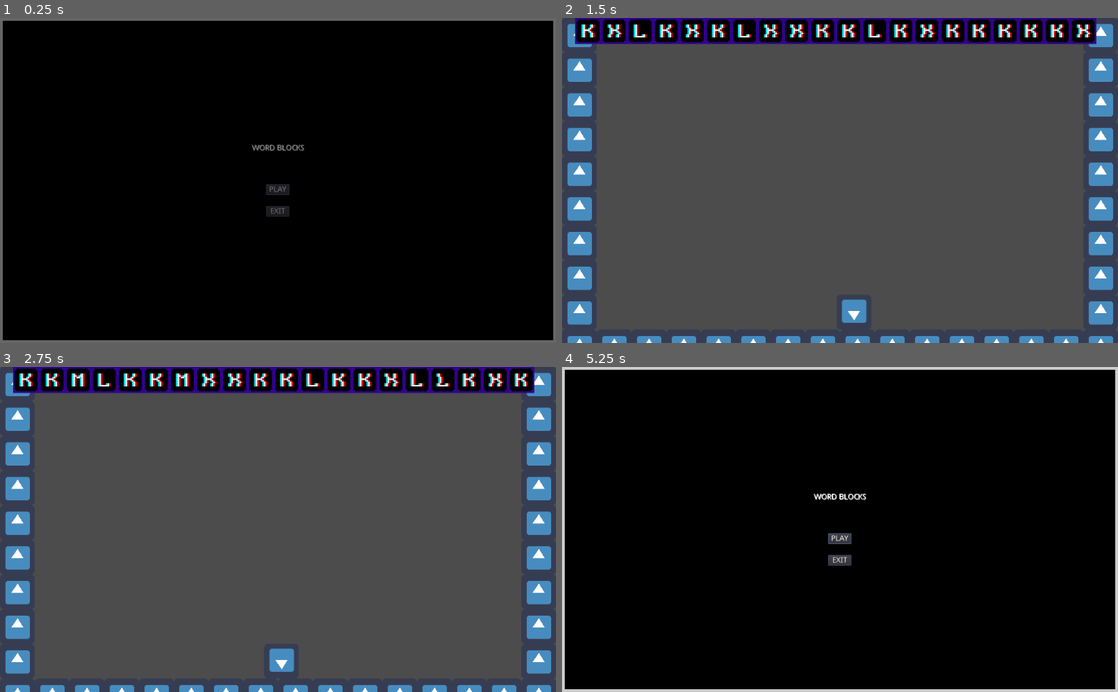
Above: before the commit, frames 1-4 (two rows, left to right).
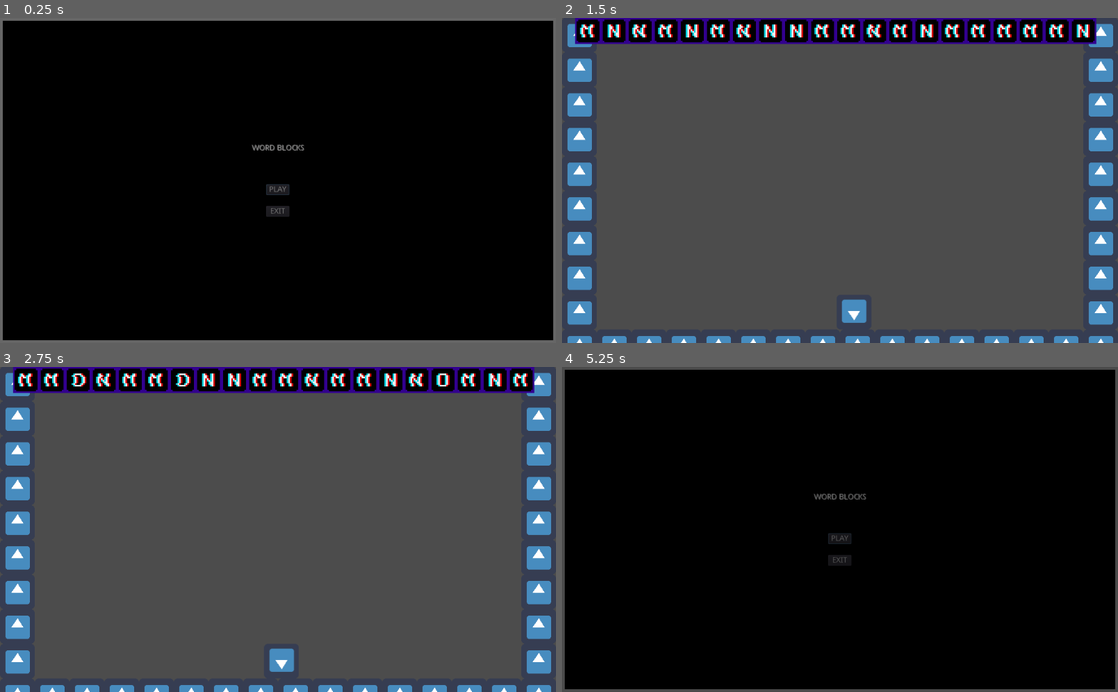
Above: after the commit, the same moments.

Repository: wlehoang/WordBlocks
Game: Godot game, scene res://main.tscn
Two runs of this game, one before a commit and one after it. Both use one fixed random seed, a clock stepped at 60 frames per second and the inputs below. The engine's default icon, where the game draws it, is replaced by a stand-in: a white triangle on a blue panel in a dark square.
Inputs:
- Up to frame 1 (0.25 s): no input
- Up to frame 2 (1.5 s): click "PLAY" at 0.5 s; hold D (move_right) from 1.28 s (still down)
- Up to frame 3 (2.75 s): release D (move_right) at 2.03 s; hold A (move_left) from 2.03 s (still down)
- Up to frame 4 (5.25 s): release A (move_left) at 2.78 s; hold D (move_right) 2.78-4.28 s; hold A (move_left) 4.28-5 s; tap Escape (pause) at 4.9 s; click "RESTART" at 5 s

The runs differ from the first frame. In frame 2, 1.1% of the frame differs, in the area x 3-96%, y 1-6%; in frame 3, 1.2%; in frame 4, 3.1%, in the area x 0-100%, y 0-100%.

Commit message:
transitions
Co-Authored-By: SanRenSei <6357202+sanrensei@users.noreply.github.com>

Diff:
--- a/entities/blocks/blocks.tscn
+++ b/entities/blocks/blocks.tscn
@@ -341,7 +341,7 @@
 
 [node name="AnimatedSprite" type="AnimatedSprite" parent="."]
 frames = SubResource( 65 )
-frame = 20
+frame = 25
 playing = true
 
 [node name="CollisionShape2D" type="CollisionShape2D" parent="."]
--- a/main.gd
+++ b/main.gd
@@ -8,6 +8,7 @@
 
 func handle_scene_changed(current_scene_name: String):
 	var next_scene
+	Transition.fade_in()
 	match current_scene_name:
 		"main": next_scene = load("res://levels/level_1/level_1.tscn").instance()
 		"pause": next_scene = load("res://ui/menus/main_menu_screen.tscn").instance()
@@ -17,6 +18,7 @@
 	next_scene.connect("scene_changed", self, "handle_scene_changed")
 	current_scene.queue_free()
 	current_scene = next_scene
+	Transition.fade_out()
 
 func _process(delta):
 	if Input.is_action_pressed("pause"):
--- a/ui/transition.gd
+++ b/ui/transition.gd
@@ -3,20 +3,18 @@
 onready var animation_player := $AnimationPlayer
 
 func _ready() -> void:
-	animation_player.play("Fade Out")
-	yield(animation_player, "animation_finished")
+	fade_out()
 
 func fade_in():
 	animation_player.play("Fade In")
 	yield(animation_player, "animation_finished")
 
 func fade_out():
-	animation_player.play("Fade Out")
+	animation_player.play_backwards("Fade In")
 	yield(animation_player, "animation_finished")
 
 func _on_AnimationPlayer_animation_finished(anim_name):
 	print("stop")
 
-
 func _on_AnimationPlayer_animation_started(anim_name):
 	print("start")
--- a/ui/transition.tscn
+++ b/ui/transition.tscn
@@ -18,28 +18,12 @@
 "values": [ Color( 0, 0, 0, 0 ), Color( 0, 0, 0, 1 ) ]
 }
 
-[sub_resource type="Animation" id=2]
-resource_name = "Fade Out"
-length = 0.5
-tracks/0/type = "value"
-tracks/0/path = NodePath("Transition/TransitionRect:modulate")
-tracks/0/interp = 1
-tracks/0/loop_wrap = true
-tracks/0/imported = false
-tracks/0/enabled = true
-tracks/0/keys = {
-"times": PoolRealArray( 0, 0.5 ),
-"transitions": PoolRealArray( 1, 1 ),
-"update": 0,
-"values": [ Color( 0, 0, 0, 1 ), Color( 0, 0, 0, 0 ) ]
-}
-
 [node name="Transition" type="CanvasLayer"]
 layer = 100
 script = ExtResource( 1 )
 
 [node name="TransitionRect" type="ColorRect" parent="."]
-modulate = Color( 0, 0, 0, 1 )
+modulate = Color( 0, 0, 0, 0 )
 anchor_right = 1.0
 anchor_bottom = 1.0
 mouse_filter = 2
@@ -48,7 +32,6 @@
 [node name="AnimationPlayer" type="AnimationPlayer" parent="."]
 root_node = NodePath("../..")
 "anims/Fade In" = SubResource( 1 )
-"anims/Fade Out" = SubResource( 2 )
 
 [connection signal="animation_finished" from="AnimationPlayer" to="." method="_on_AnimationPlayer_animation_finished"]
 [connection signal="animation_started" from="AnimationPlayer" to="." method="_on_AnimationPlayer_animation_started"]
Not shown: 1 places in ui/transition.tscn that only renumber resources
